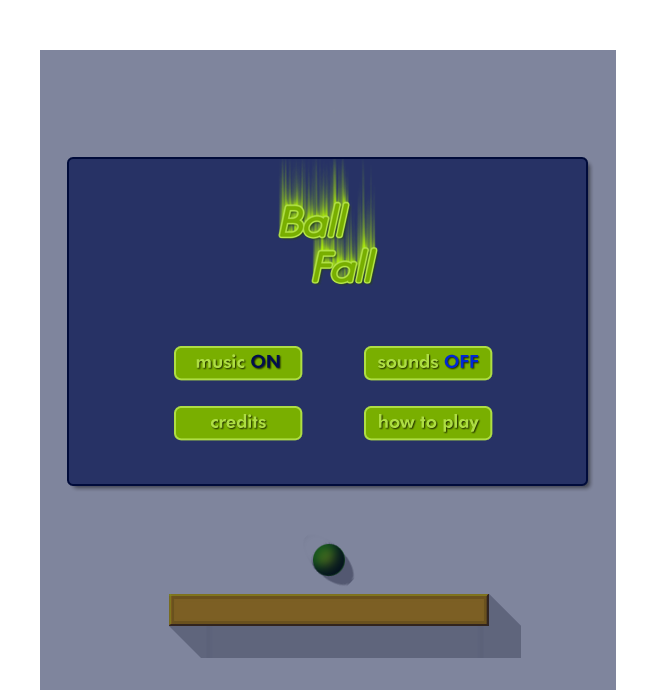
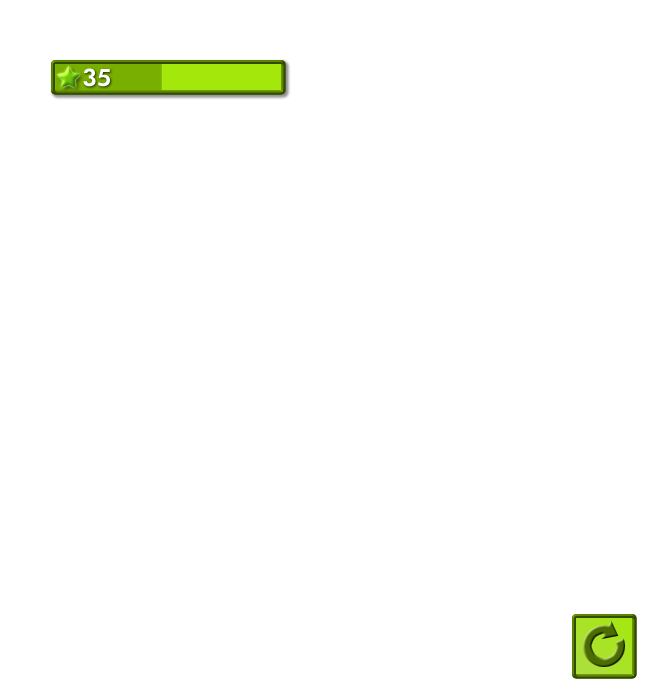
Revision of a layered 656x698 image; what changed, layer by layer:
hid group "pause/options" (14 layers) over [40, 50, 616, 690]
hid group "main menu" (8 layers) over [169, 50, 521, 658]
showed group "game" (11 layers) over [51, 60, 637, 679]
added layer "Shape 4" in group "game" over [583, 620, 625, 667]
